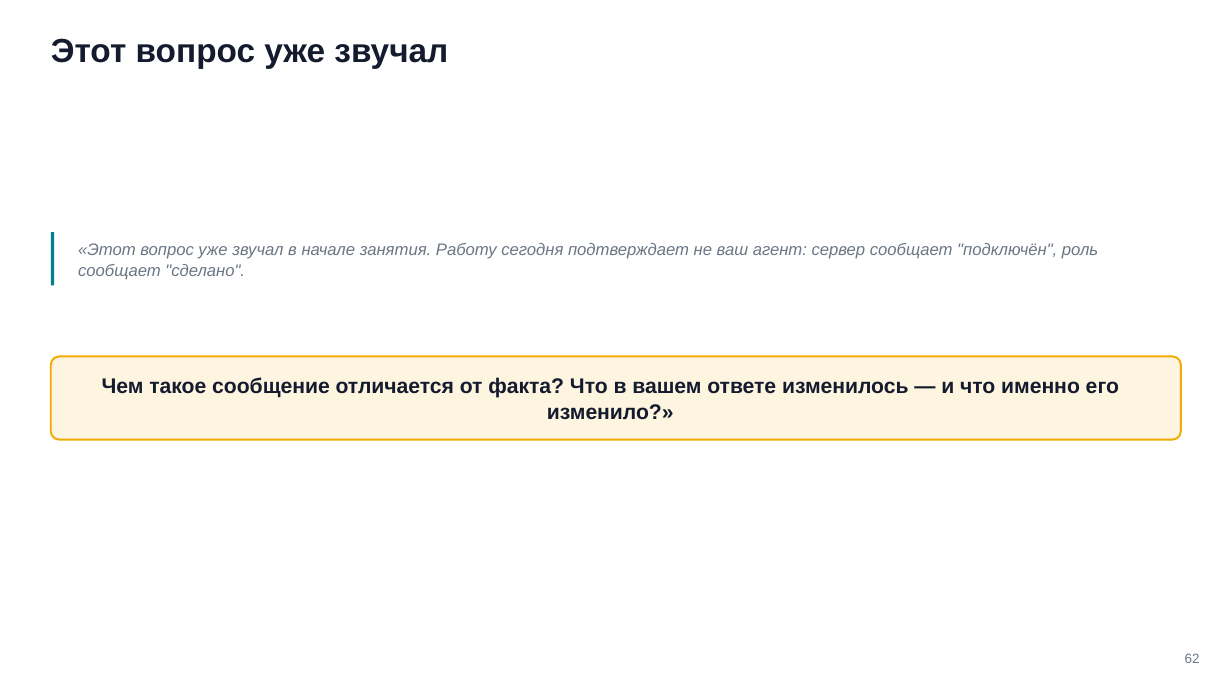
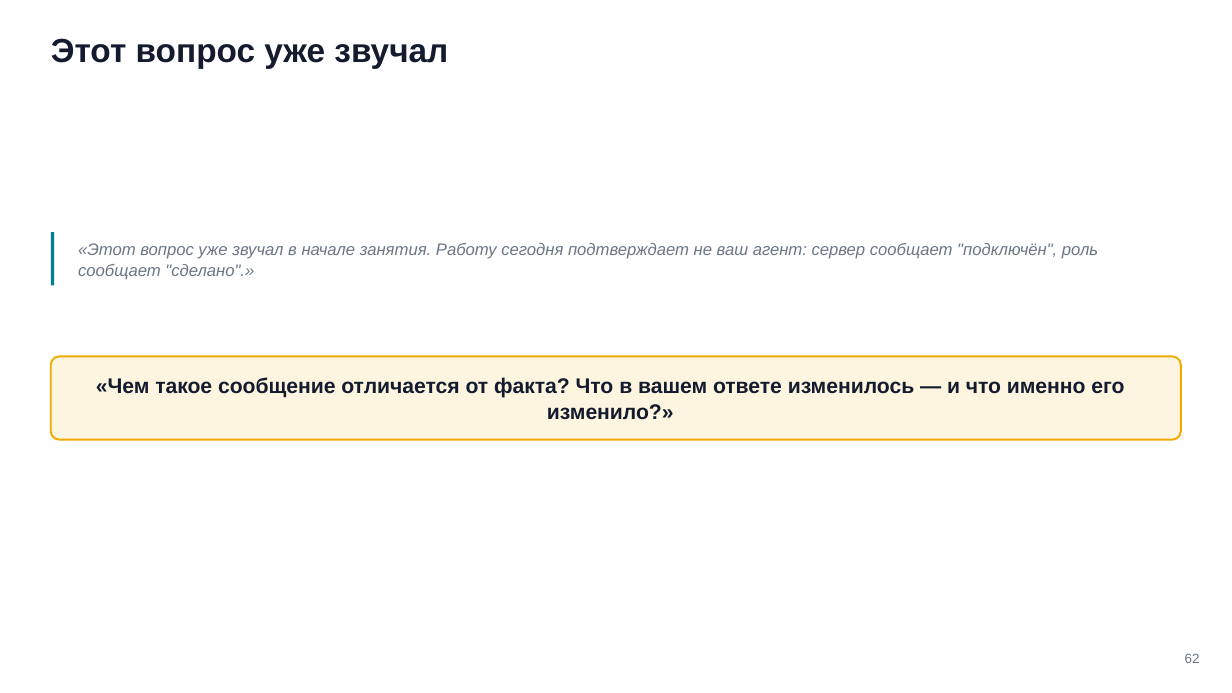
Before and after one commit to tellina-study/AI-usage-lessons, a slide deck: slide 62 of library/seminars/sem-06/rendered/sem-06.pptx. Drawn at 1232x693 pixels with LibreOffice and Linux fonts; fonts in the diff are those of the drawing. Boxes give left, top, right and bottom in pixels: in the first picture for what was removed or moved away, otherwise in the second. Text is boxed around its words. In the diff, an @@ line names an element or a change of style, - is before the commit and + after.

Commit message:
#225 Семинар 6: частичный круг правок до обрыва по лимиту — типографика вопроса, расшифровка MCP, шкала CVSS, починка разметки в рендерере

```diff
--- a/library/seminars/sem-06/rendered/sem-06.pptx
+++ b/library/seminars/sem-06/rendered/sem-06.pptx
@@ text at [78, 243, 1098, 279]: text changed @@
-«Этот вопрос уже звучал в начале занятия. Работу сегодня подтверждает не ваш агент: сервер сообщает "подключён", роль сообщает "сделано".
+«Этот вопрос уже звучал в начале занятия. Работу сегодня подтверждает не ваш агент: сервер сообщает "подключён", роль сообщает "сделано".»
@@ text at [96, 377, 1124, 420]: text changed @@
-Чем такое сообщение отличается от факта? Что в вашем ответе изменилось — и что именно его изменило?»
+«Чем такое сообщение отличается от факта? Что в вашем ответе изменилось — и что именно его изменило?»
```
Also in this commit, not shown: 4 other slides changed, 8 other files.
